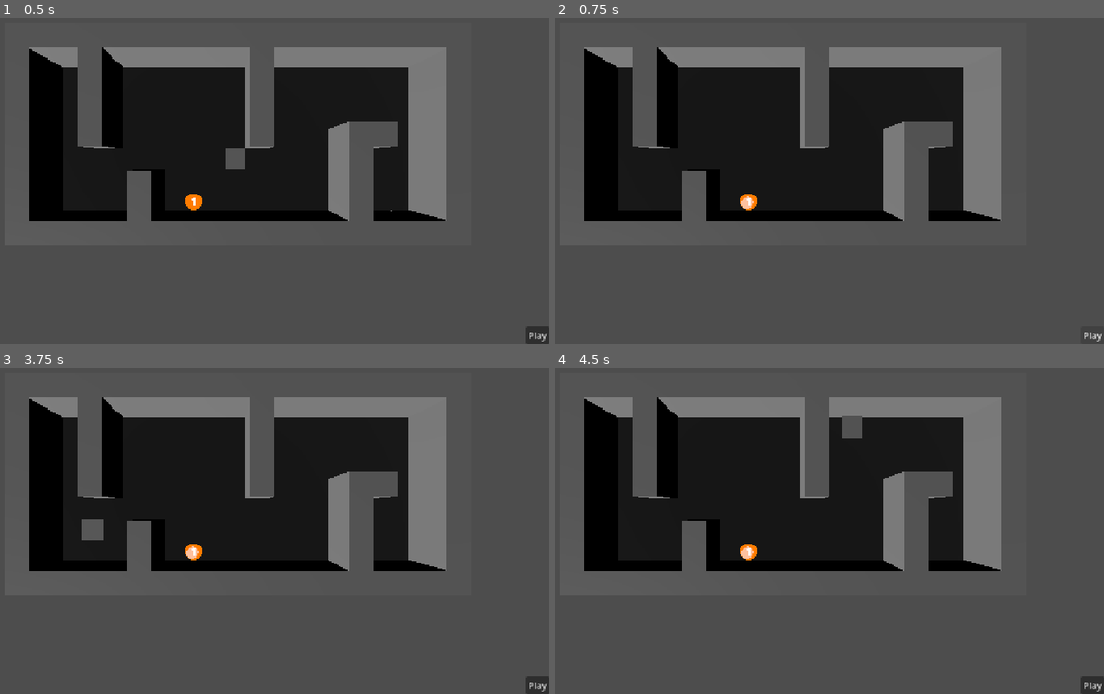
Above: before the commit, frames 1-4 (two rows, left to right).
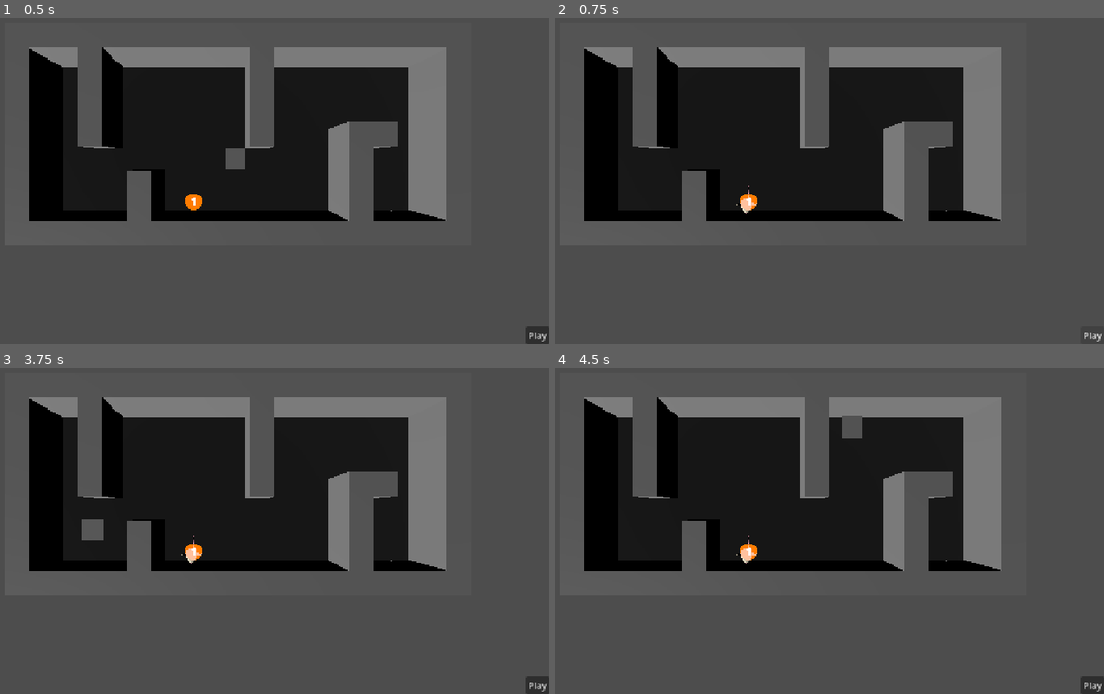
Above: after the commit, the same moments.

Repository: eumsmo/jogo-planejamento
Game: Godot game, scene res://scenes/game_holder.tscn
The game is run twice, just before and just after one commit, with the same random seed, the same clock (stepped at 60 frames per second) and the same inputs.
Inputs (mouse positions are in pixels of both pictures, inside the frame that each line leads up to):
- Up to frame 1 (0.5 s): no input
- Up to frame 2 (0.75 s): click "Play" at 0.5 s
- Up to frame 3 (3.75 s): click "Play" at 1.25 s; click "Play" at 2 s; tap Enter at 2.75 s; move the mouse to (367, 495) at 2.77 s; click (367, 495) at 2.92 s; tap Space at 3.5 s; move the mouse to (98, 531) at 3.52 s; click (98, 531) at 3.67 s
- Up to frame 4 (4.5 s): tap Enter at 4.25 s; move the mouse to (845, 433) at 4.27 s; click (845, 433) at 4.42 s

Frame 1 is identical in both runs. In frame 2, less than 0.1% of the frame differs, in the area x 32-72%, y 51-61%; in frame 3, less than 0.1%; in frame 4, less than 0.1%.
Error in both runs: Out of bounds get index '0' (on base: 'Array[Vector2]') (res://scenes/subject/subject.gd:19)

Commit message:
🗂️ Relocação de pasta dos modelos
+ leve implementação dos acessórios no ratinho

Diff:
--- a/scenes/blender/models/character/accessories/brinco_etiqueta.tscn
+++ b/resources/blender/models/character/accessories/brinco_etiqueta.tscn
@@ -1,6 +1,6 @@
 [gd_scene format=3 uid="uid://dp368kidw725f"]
 
-[ext_resource type="PackedScene" uid="uid://c61xd531td7st" path="res://scenes/blender/models/character/accessories/fbx/brinco_etiqueta.fbx" id="1_w4756"]
+[ext_resource type="PackedScene" uid="uid://c61xd531td7st" path="res://resources/blender/models/character/accessories/fbx/brinco_etiqueta.fbx" id="1_w4756"]
 
 [node name="brinco_etiqueta" type="Node3D" unique_id=755684999]
 
--- a/scenes/blender/models/character/accessories/colete.tscn
+++ b/resources/blender/models/character/accessories/colete.tscn
@@ -1,6 +1,6 @@
 [gd_scene format=3 uid="uid://ishqcf23wab"]
 
-[ext_resource type="PackedScene" uid="uid://xnwgmyvgdbs" path="res://scenes/blender/models/character/accessories/fbx/colete.fbx" id="1_ebyfi"]
+[ext_resource type="PackedScene" uid="uid://xnwgmyvgdbs" path="res://resources/blender/models/character/accessories/fbx/colete.fbx" id="1_ebyfi"]
 
 [node name="colete" type="Node3D" unique_id=1345431331]
 
--- a/scenes/blender/models/character/accessories/oculos.tscn
+++ b/resources/blender/models/character/accessories/oculos.tscn
@@ -1,6 +1,6 @@
 [gd_scene format=3 uid="uid://4x5f5sqy5tv8"]
 
-[ext_resource type="PackedScene" uid="uid://b6c86tbrsetr" path="res://scenes/blender/models/character/accessories/fbx/oculos.fbx" id="1_01eht"]
+[ext_resource type="PackedScene" uid="uid://b6c86tbrsetr" path="res://resources/blender/models/character/accessories/fbx/oculos.fbx" id="1_01eht"]
 
 [node name="oculos" type="Node3D" unique_id=440939599]
 
--- a/scenes/blender/models/character/accessories/pulseiras.tscn
+++ b/resources/blender/models/character/accessories/pulseiras.tscn
@@ -1,6 +1,6 @@
 [gd_scene format=3 uid="uid://bq2hb4lo8xoqg"]
 
-[ext_resource type="PackedScene" uid="uid://3k7fl7jfkhys" path="res://scenes/blender/models/character/accessories/fbx/pulseiras.fbx" id="1_5nwg4"]
+[ext_resource type="PackedScene" uid="uid://3k7fl7jfkhys" path="res://resources/blender/models/character/accessories/fbx/pulseiras.fbx" id="1_5nwg4"]
 
 [node name="pulseiras" type="Node3D" unique_id=336641684]
 
--- a/scenes/blender/models/character/accessories/sapato.tscn
+++ b/resources/blender/models/character/accessories/sapato.tscn
@@ -1,6 +1,6 @@
 [gd_scene format=3 uid="uid://bdqqdnbi6qxr8"]
 
-[ext_resource type="PackedScene" uid="uid://dvmxo1axbb6yu" path="res://scenes/blender/models/character/accessories/fbx/sapato.fbx" id="1_fefnt"]
+[ext_resource type="PackedScene" uid="uid://dvmxo1axbb6yu" path="res://resources/blender/models/character/accessories/fbx/sapato.fbx" id="1_fefnt"]
 
 [node name="sapato" type="Node3D" unique_id=77203111]
 
--- a/scenes/blender/models/character/ratinho.tscn
+++ b/resources/blender/models/character/ratinho.tscn
@@ -1,6 +1,6 @@
 [gd_scene format=3 uid="uid://df3ftbfhdpg1"]
 
-[ext_resource type="PackedScene" uid="uid://ru0ruijfqu0n" path="res://scenes/blender/models/character/ratinho.fbx" id="1_1wyfr"]
+[ext_resource type="PackedScene" uid="uid://ru0ruijfqu0n" path="res://resources/blender/models/character/ratinho.fbx" id="1_1wyfr"]
 
 [node name="ratinho" type="Node3D" unique_id=496586083]
 
--- a/scenes/blender/models/portametalica.tscn
+++ b/resources/blender/models/portametalica.tscn
@@ -1,6 +1,6 @@
 [gd_scene format=3 uid="uid://yqucfva4qb82"]
 
-[ext_resource type="PackedScene" uid="uid://boabm2qe2p72m" path="res://scenes/blender/models/portametalica.fbx" id="1_hnm1c"]
+[ext_resource type="PackedScene" uid="uid://boabm2qe2p72m" path="res://resources/blender/models/portametalica.fbx" id="1_hnm1c"]
 
 [node name="portametalica" type="Node3D" unique_id=358870241]
 
--- a/scenes/subject/subject.tscn
+++ b/scenes/subject/subject.tscn
@@ -1,21 +1,94 @@
 [gd_scene format=3 uid="uid://bjse1217y62jj"]
 
 [ext_resource type="Script" uid="uid://cfogv3rlp6ocm" path="res://scenes/subject/subject.gd" id="1_s6sdc"]
-
-[sub_resource type="CapsuleMesh" id="CapsuleMesh_g4v7s"]
-radius = 0.25
-height = 0.75
-
-[sub_resource type="BoxMesh" id="BoxMesh_g4v7s"]
-size = Vector3(0.1, 0.1, 0.1)
+[ext_resource type="PackedScene" uid="uid://df3ftbfhdpg1" path="res://resources/blender/models/character/ratinho.tscn" id="2_5ckxs"]
+[ext_resource type="PackedScene" uid="uid://4x5f5sqy5tv8" path="res://resources/blender/models/character/accessories/oculos.tscn" id="3_jkodf"]
+[ext_resource type="PackedScene" uid="uid://dp368kidw725f" path="res://resources/blender/models/character/accessories/brinco_etiqueta.tscn" id="4_edax3"]
+[ext_resource type="PackedScene" uid="uid://ishqcf23wab" path="res://resources/blender/models/character/accessories/colete.tscn" id="5_q2oal"]
+[ext_resource type="PackedScene" uid="uid://bq2hb4lo8xoqg" path="res://resources/blender/models/character/accessories/pulseiras.tscn" id="6_kgi1f"]
+[ext_resource type="PackedScene" uid="uid://bdqqdnbi6qxr8" path="res://resources/blender/models/character/accessories/sapato.tscn" id="7_x0fhm"]
 
 [node name="Subject" type="Node3D" unique_id=720220699]
 script = ExtResource("1_s6sdc")
 
-[node name="MeshInstance3D" type="MeshInstance3D" parent="." unique_id=1554044722]
-transform = Transform3D(1, 0, 0, 0, 1, 0, 0, 0, 1, 0, 0.41504353, 0)
-mesh = SubResource("CapsuleMesh_g4v7s")
+[node name="ratinho" parent="." unique_id=496586083 instance=ExtResource("2_5ckxs")]
 
-[node name="MeshInstance3D2" type="MeshInstance3D" parent="." unique_id=1874188434]
-transform = Transform3D(1, 0, 0, 0, 1, 0, 0, 0, 1, 0, 0.4162498, 0.2324821)
-mesh = SubResource("BoxMesh_g4v7s")
+[node name="Skeleton3D" parent="ratinho/ratinho/arm_ratinho" parent_id_path=PackedInt32Array(496586083, 1208809494, 1401608767) index="0" unique_id=1191341057]
+bones/1/position = Vector3(0, -0.00026623782, 0)
+bones/1/rotation = Quaternion(1, 2.6764623e-24, -4.371139e-08, 6.123032e-17)
+bones/4/position = Vector3(2.1102902e-11, -0.00026623782, 0.00024138906)
+bones/4/rotation = Quaternion(0.7071068, 3.090862e-08, -3.0908627e-08, 0.7071067)
+bones/4/scale = Vector3(1, 1, 1)
+bones/5/position = Vector3(-3.0868565e-18, 0.001395707, -2.3542214e-05)
+bones/5/rotation = Quaternion(-7.650353e-08, 1.5511057e-08, -0.19870658, 0.980059)
+bones/6/position = Vector3(-3.1253663e-25, 0.0009544668, 1.4901161e-10)
+bones/6/rotation = Quaternion(7.8060125e-08, 4.95562e-16, -1.9385468e-25, 1)
+bones/7/position = Vector3(2.0262673e-25, 0.001282472, 0)
+bones/7/rotation = Quaternion(4.5632536e-08, 1.416248e-08, 0.29641175, 0.95506024)
+bones/8/position = Vector3(-4.654057e-25, 0.0015593595, -1.4901161e-10)
+bones/8/rotation = Quaternion(-4.7779753e-08, 8.8064434e-17, -7.1793837e-26, 1)
+bones/9/position = Vector3(2.2562304e-25, 0.0013591489, 9.540979e-18)
+bones/9/rotation = Quaternion(-7.921822e-08, 1.862991e-08, -0.22892676, 0.97344375)
+bones/9/scale = Vector3(1, 1, 1)
+bones/10/position = Vector3(-4.539518e-25, 0.00091553736, 1.4901168e-10)
+bones/10/rotation = Quaternion(2.1418204e-07, 8.881785e-16, -5.2445225e-22, 1)
+bones/14/rotation = Quaternion(-0.68463355, -0.17685302, -0.68463343, 0.17685309)
+bones/14/scale = Vector3(0.9999998, 0.99999976, 0.99999994)
+bones/17/position = Vector3(0, 0.00041712075, -9.001852e-17)
+bones/19/rotation = Quaternion(-0.68463355, 0.17685302, 0.68463343, 0.17685309)
+bones/19/scale = Vector3(0.9999998, 0.99999976, 0.99999994)
+
+[node name="clothes" type="Node3D" parent="." unique_id=2073248546]
+
+[node name="oculos" type="BoneAttachment3D" parent="clothes" unique_id=305638294]
+transform = Transform3D(100, 0, 0, 0, 99.99998, 9.094947e-13, 0, -9.094947e-13, 99.99998, 0, 0.54831177, -2.3337364e-08)
+bone_name = "heard"
+bone_idx = 17
+use_external_skeleton = true
+external_skeleton = NodePath("../../ratinho/ratinho/arm_ratinho/Skeleton3D")
+
+[node name="oculos" parent="clothes/oculos" unique_id=440939599 instance=ExtResource("3_jkodf")]
+transform = Transform3D(0.01, 0, 0, 0, 0.010000003, -9.0949514e-17, 0, 9.0949514e-17, 0.010000003, 0, 0.0039681834, 0.0021539486)
+
+[node name="brinco_esquerdo" type="BoneAttachment3D" parent="clothes" unique_id=1883344522]
+transform = Transform3D(100, 0, 0, 0, 99.99998, 9.094947e-13, 0, -9.094947e-13, 99.99998, 0, 0.54831177, -2.3337364e-08)
+bone_name = "heard"
+bone_idx = 17
+use_external_skeleton = true
+external_skeleton = NodePath("../../ratinho/ratinho/arm_ratinho/Skeleton3D")
+
+[node name="brinco_etiqueta" parent="clothes/brinco_esquerdo" unique_id=755684999 instance=ExtResource("4_edax3")]
+transform = Transform3D(0.0061425217, -0.0069660004, 0.0037073242, 0.005963934, 0.007174596, 0.0035995354, -0.0051672924, 1.1920929e-09, 0.008561489, 0.0032537759, 0.003454099, 2.3670538e-10)
+
+[node name="colete" type="BoneAttachment3D" parent="clothes" unique_id=1984044680]
+transform = Transform3D(100, 0, 0, 0, 99.99998, 0, 0, 0, 99.99998, 0, 0.24278085, -2.8941734e-08)
+bone_name = "body"
+bone_idx = 0
+use_external_skeleton = true
+external_skeleton = NodePath("../../ratinho/ratinho/arm_ratinho/Skeleton3D")
+
+[node name="colete" parent="clothes/colete" unique_id=1345431331 instance=ExtResource("5_q2oal")]
+transform = Transform3D(0.01, 0, 0, 0, 0.010000003, 0, 0, 0, 0.010000003, 0, 0.0004498579, 2.894174e-10)
+
+[node name="sapato" type="BoneAttachment3D" parent="clothes" unique_id=1408541086]
+transform = Transform3D(100, 1.0705849e-21, 0, 0, -99.99998, 0, 0, 0, -99.99998, -0.062281433, 0.09528697, -6.512254e-08)
+bone_name = "leg.l"
+bone_idx = 12
+use_external_skeleton = true
+external_skeleton = NodePath("../../ratinho/ratinho/arm_ratinho/Skeleton3D")
+
+[node name="sapato" parent="clothes/sapato" unique_id=77203111 instance=ExtResource("7_x0fhm")]
+transform = Transform3D(0.01, 1.0705851e-25, 0, 0, -0.010000003, 0, 0, 0, -0.010000003, 0.00062281435, 0.00095286994, -6.512256e-10)
+
+[node name="pulseiras" type="BoneAttachment3D" parent="clothes" unique_id=524324396]
+transform = Transform3D(1.1920927e-05, 48.431797, 87.4892, -5.9604627e-06, -87.48917, 48.431797, 99.99996, -1.341104e-05, -1.1920925e-05, 0.2643066, 0.2759583, -4.5870372e-08)
+bone_name = "arm.r_end"
+bone_idx = 15
+use_external_skeleton = true
+external_skeleton = NodePath("../../ratinho/ratinho/arm_ratinho/Skeleton3D")
+
+[node name="pulseiras" parent="clothes/pulseiras" unique_id=336641684 instance=ExtResource("6_kgi1f")]
+transform = Transform3D(1.6379706e-09, 6.945167e-10, 0.010000004, 0.009985693, -0.00053473003, -1.0988289e-09, 0.00053472864, 0.009985696, -7.5427664e-10, 5.997839e-06, -0.0003239122, -9.70564e-06)
+
+[editable path="ratinho"]
+[editable path="ratinho/ratinho"]
Renamed: scenes/blender/models/character/accessories/fbx/brinco_etiqueta.fbx -> resources/blender/models/character/accessories/fbx/brinco_etiqueta.fbx
Not shown, changed: resources/blender/models/character/accessories/fbx/brinco_etiqueta.fbx.import
Renamed: scenes/blender/models/character/accessories/fbx/colete.fbx -> resources/blender/models/character/accessories/fbx/colete.fbx
Not shown, changed: resources/blender/models/character/accessories/fbx/colete.fbx.import
Renamed: scenes/blender/models/character/accessories/fbx/oculos.fbx -> resources/blender/models/character/accessories/fbx/oculos.fbx
Not shown, changed: resources/blender/models/character/accessories/fbx/oculos.fbx.import
Renamed: scenes/blender/models/character/accessories/fbx/pulseiras.fbx -> resources/blender/models/character/accessories/fbx/pulseiras.fbx
Not shown, changed: resources/blender/models/character/accessories/fbx/pulseiras.fbx.import
Renamed: scenes/blender/models/character/accessories/fbx/sapato.fbx -> resources/blender/models/character/accessories/fbx/sapato.fbx
Not shown, changed: resources/blender/models/character/accessories/fbx/sapato.fbx.import
Renamed: scenes/blender/models/character/ratinho.fbx -> resources/blender/models/character/ratinho.fbx
Not shown, added: resources/blender/models/character/ratinho.fbx.import
(and 3 more such lines)
